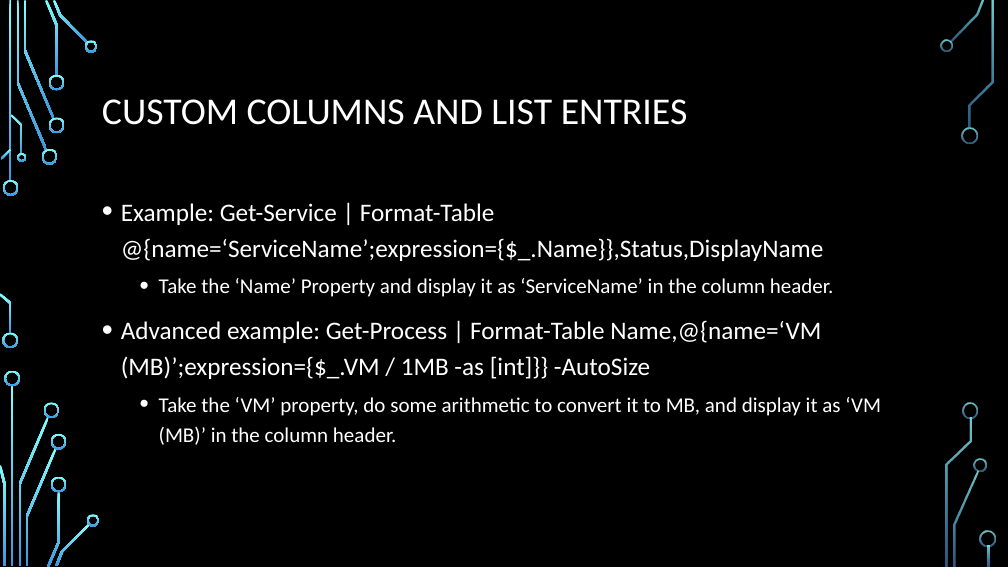
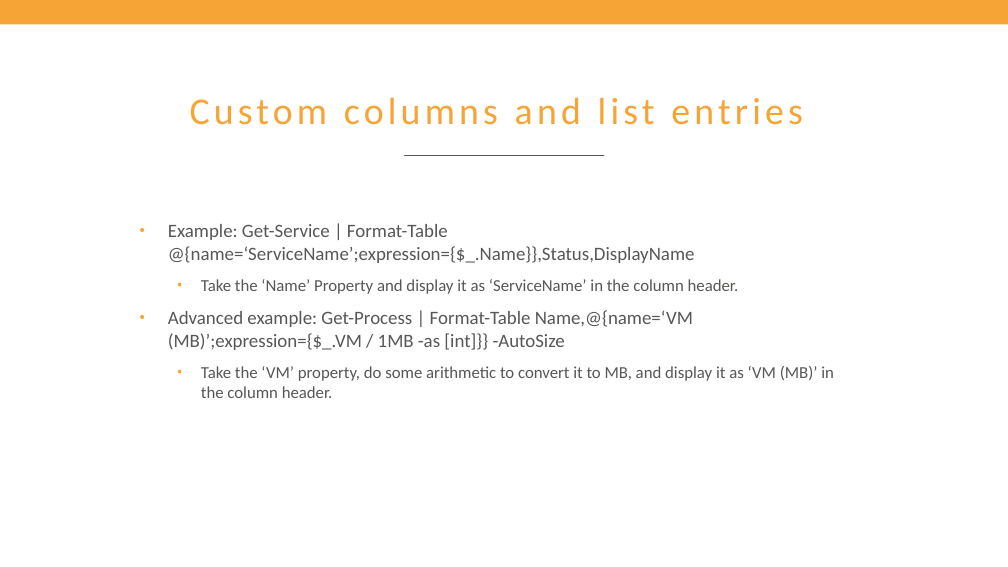
Before and after one commit to Matthias-vdE/Powershell-Course, a slide deck: slide 73 of 2019/Powershell course.pptx. Drawn at 1008x567 pixels with LibreOffice and Linux fonts; fonts in the diff are those of the drawing; background and template pictures are left out. Boxes give left, top, right and bottom in pixels: in the first picture for what was removed or moved away, otherwise in the second. Text is boxed around its words. In the diff, an @@ line names an element or a change of style, - is before the commit and + after.

Commit message:
Applied Axxes style

```diff
--- a/2019/Powershell course.pptx
+++ b/2019/Powershell course.pptx
@@ background picture (left out) to #FFFFFF @@
@@ rectangle added at bbox=[0, 0, 1008, 24], fill #F7A436 @@
@@ title at bbox=[102, 99, 688, 125]: text changed; text colour #FFFFFF to #F7A436 @@
-CUSTOM COLUMNS AND LIST ENTRIES
+Custom columns and list entries
@@ line added from (405, 156) to (604, 156), #575756 0.75 pt @@
@@ text "Example: Get-Service | Format-Table @{name=‘ServiceName’;exp ...": place and size @@
-text "Example: Get-Service | Format-Table @{name=‘ServiceName’;exp ..." at bbox=[121, 203, 881, 445]
+text "Example: Get-Service | Format-Table @{name=‘ServiceName’;exp ..." at bbox=[168, 224, 834, 398]
@@ text "Example: Get-Service | Format-Table @{name=‘ServiceName’;exp ..." at bbox=[168, 224, 834, 398]: size 24 to 18 pt in "Example: Get-Service | Format-Table @{name=‘ServiceName’;exp ...", "Advanced example: Get-Process | Format-Table Name,@{name=‘VM ..."; text colour #FFFFFF to #575756; size 20 to 16 pt in "Take the ‘Name’ Property and display it ...", "Take the ‘VM’ property, do some arithmetic ..."; indent changed; line spacing 1.2 to 1; more space between paragraphs @@
@@ group removed at bbox=[0, 0, 996, 567]: 33 freeform shapes, 3 rectangles @@
```
Also in this commit, not shown: 169 other slides changed.
